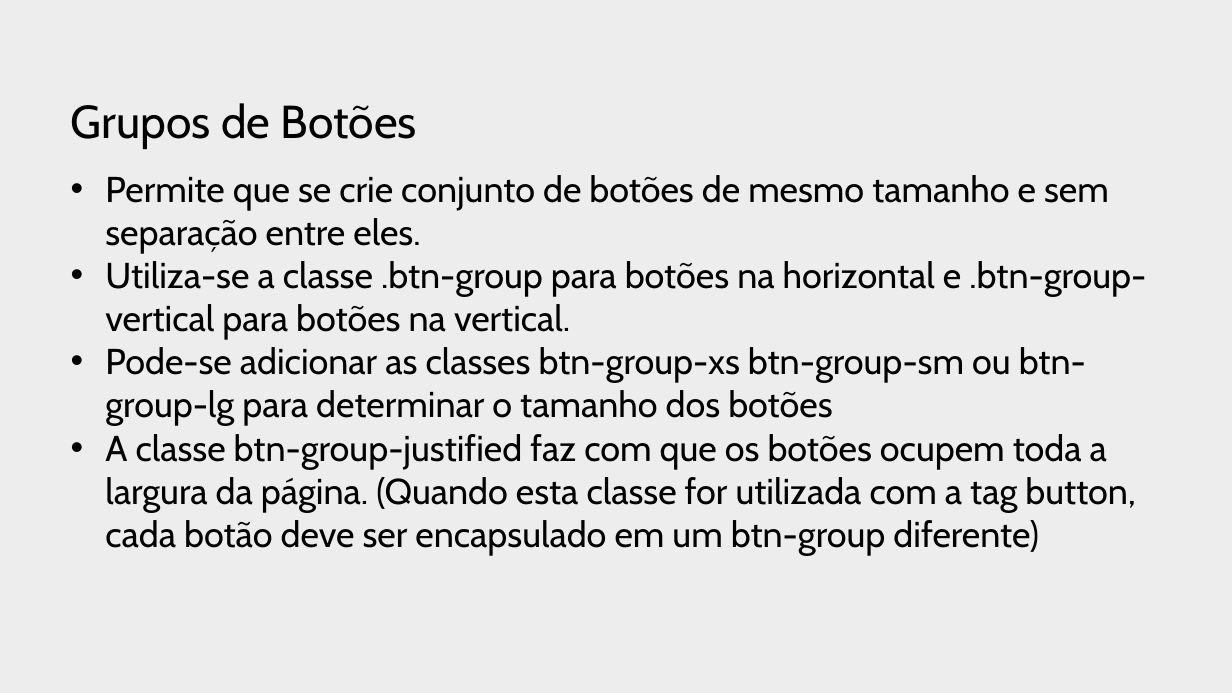
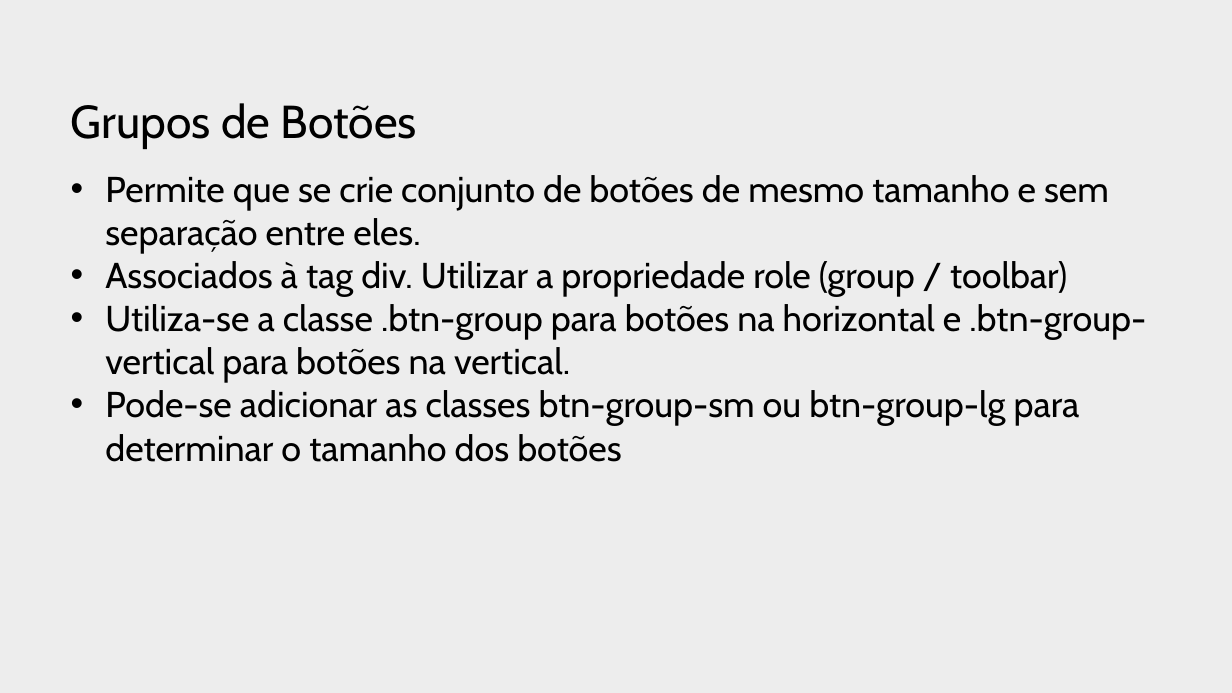
Before and after one commit to profJulioMomente/LTP2_3SI, a slide deck: slide 26 of 2018/2018.05.08-TheFoundations-BootStrap.pptx. Drawn at 1232x693 pixels with LibreOffice and Linux fonts; fonts in the diff are those of the drawing; background and template pictures are left out. Boxes give left, top, right and bottom in pixels: in the first picture for what was removed or moved away, otherwise in the second. Text is boxed around its words. In the diff, an @@ line names an element or a change of style, - is before the commit and + after.

```diff
--- a/2018/2018.05.08-TheFoundations-BootStrap.pptx
+++ b/2018/2018.05.08-TheFoundations-BootStrap.pptx
@@ text at [105, 261, 1067, 297]: paragraph added @@
+• Associados à tag div. Utilizar a propriedade role (group / toolbar)
@@ text at [105, 390, 1080, 462]: text changed @@
-• Pode-se adicionar as classes btn-group-xs btn-group-sm ou btn-group-lg para determinar o tamanho dos botões
-• A classe btn-group-justified faz com que os botões ocupem toda a largura da página. (Quando esta classe for utilizada com a tag button, cada botão deve ser encapsulado em um btn-group diferente)
+• Pode-se adicionar as classes btn-group-sm ou btn-group-lg para determinar o tamanho dos botões
```
Also in this commit, not shown: 8 other slides changed, 2 slides added, 1 slide removed, 11 other files.
